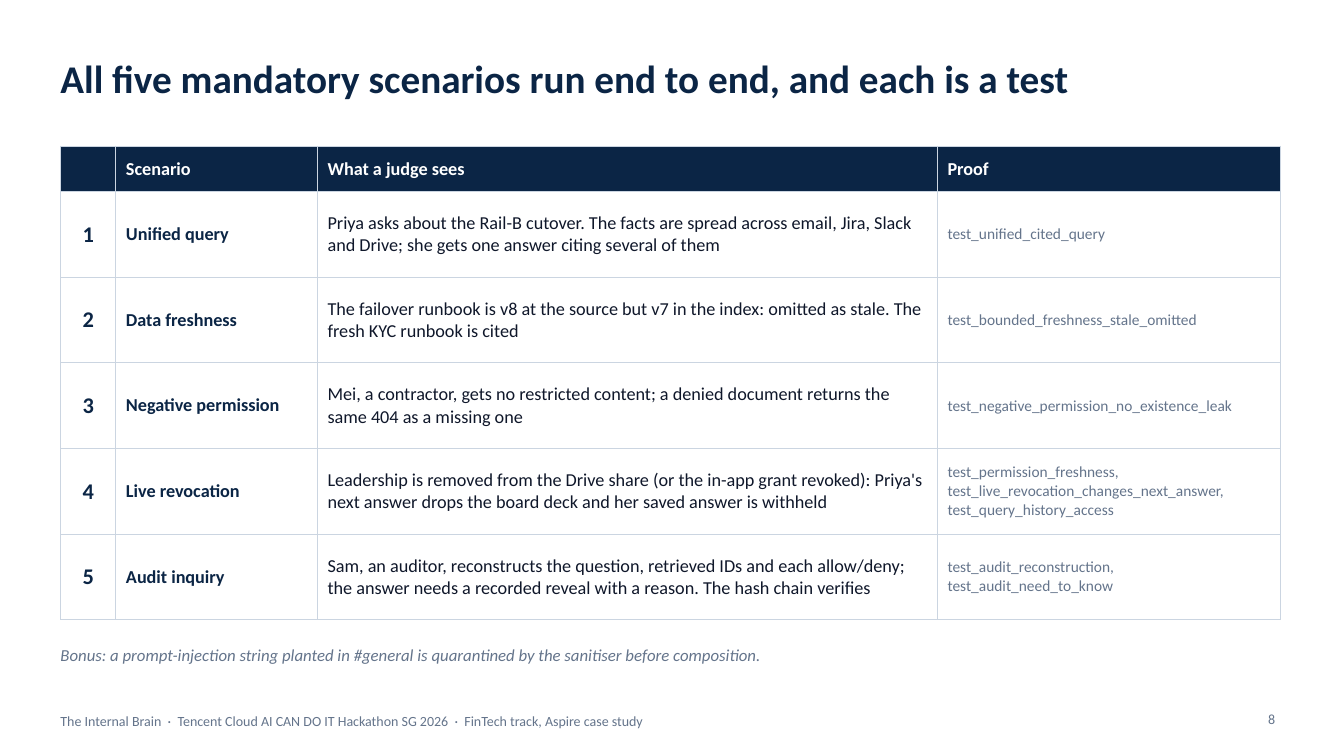
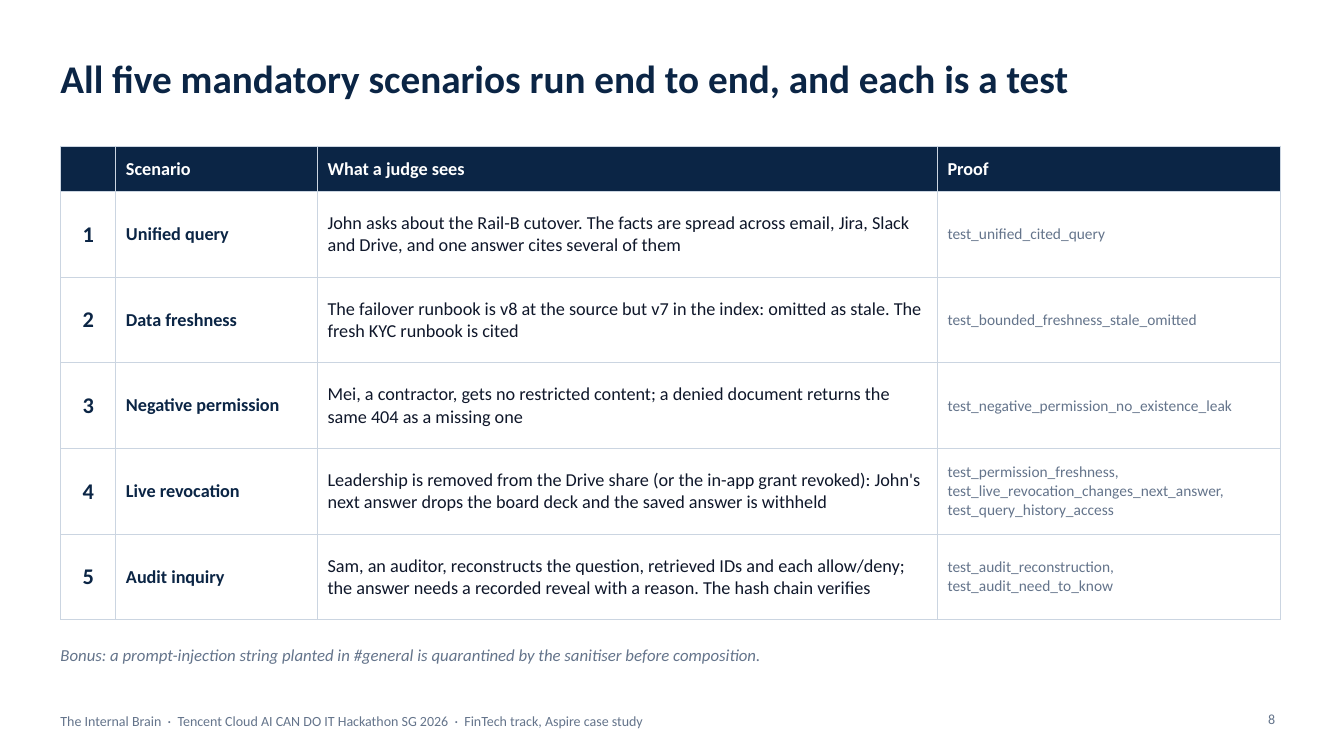
Before and after one commit to pavan2184/tencent-hack, a slide deck: slide 8 of docs/presentations/internal-brain-architecture.pptx. Drawn at 1344x756 pixels with LibreOffice and Linux fonts; fonts in the diff are those of the drawing. Boxes give left, top, right and bottom in pixels: in the first picture for what was removed or moved away, otherwise in the second. Text is boxed around its words. In the diff, an @@ line names an element or a change of style, - is before the commit and + after.

```diff
--- a/docs/presentations/internal-brain-architecture.pptx
+++ b/docs/presentations/internal-brain-architecture.pptx
@@ table at bbox=[60, 146, 1280, 598] @@
-row 2, column 3: Priya asks about the Rail-B cutover. The facts are spread across email, Jira, Slack and Drive; she gets one answer citing several of them
+row 2, column 3: John asks about the Rail-B cutover. The facts are spread across email, Jira, Slack and Drive, and one answer cites several of them
-row 5, column 3: Leadership is removed from the Drive share (or the in-app grant revoked): Priya's next answer drops the board deck and her saved answer is withheld
+row 5, column 3: Leadership is removed from the Drive share (or the in-app grant revoked): John's next answer drops the board deck and the saved answer is withheld
```
Also in this commit, not shown: 1 other slide changed, 5 other files.
